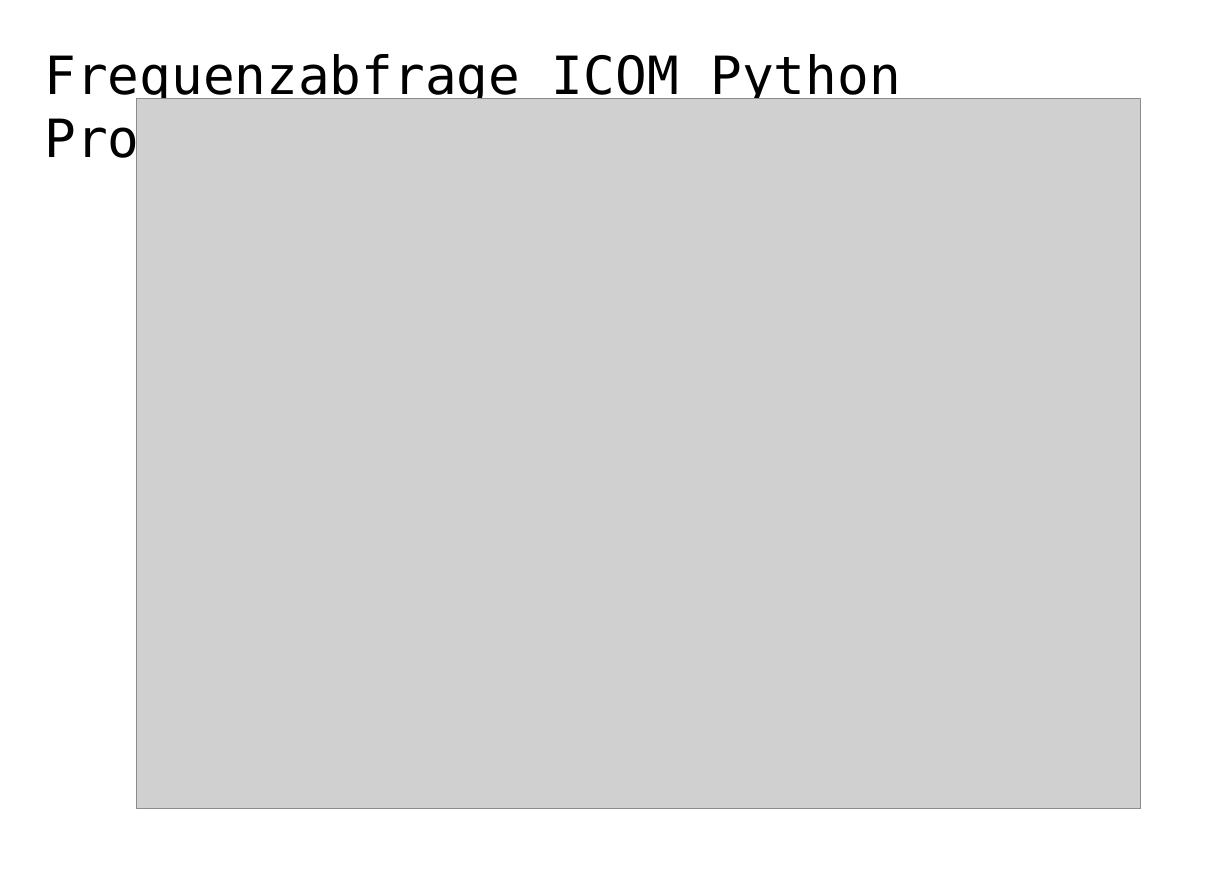
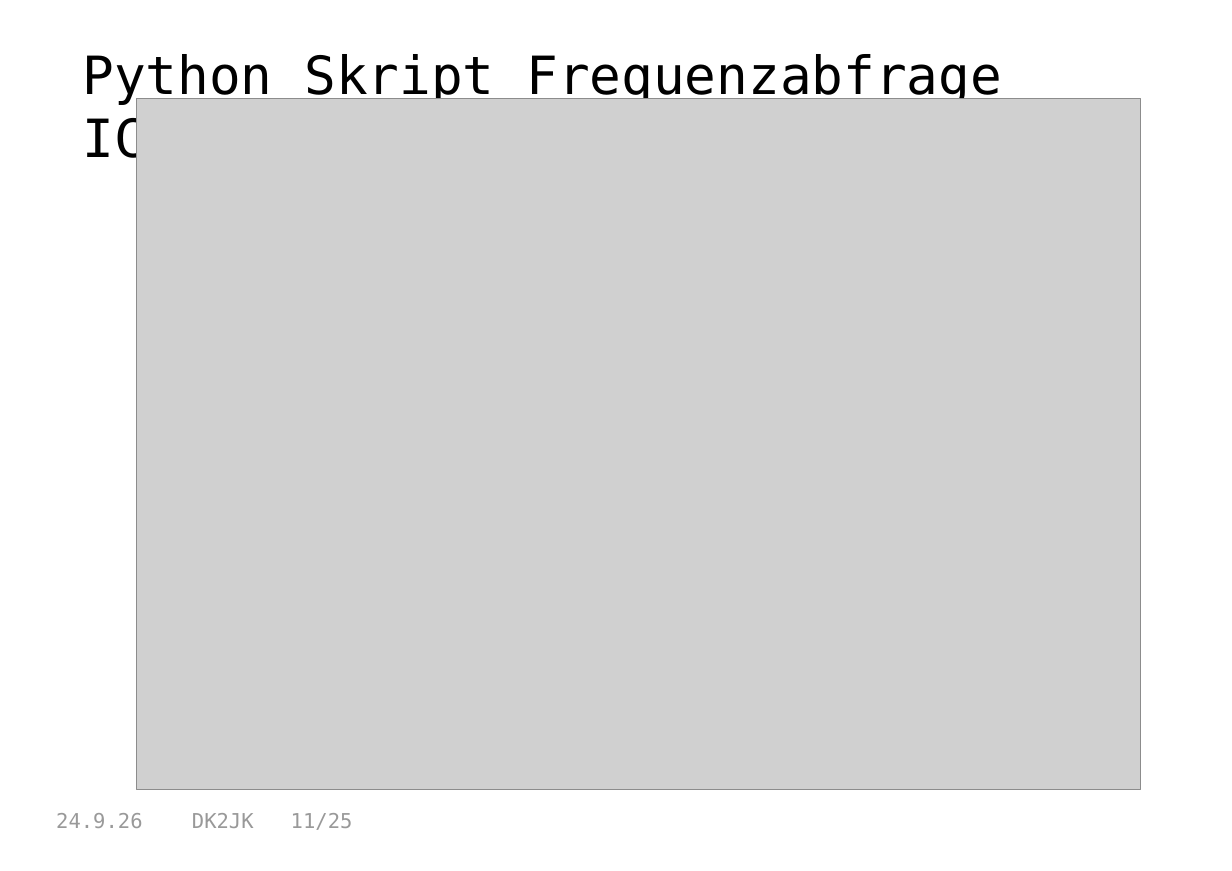
Before and after one commit to dk2jk/CAT--Control, a slide deck: slide 11 of Beispiele-CAT-Steuerung.odp (slide 10 before the commit). Drawn at 1232x871 pixels with LibreOffice and Linux fonts; fonts in the diff are those of the drawing; grey boxes stand for pictures. Boxes give left, top, right and bottom in pixels: in the first picture for what was removed or moved away, otherwise in the second. Text is boxed around its words. In the diff, an @@ line names an element or a change of style, - is before the commit and + after.

```diff
--- a/Beispiele-CAT-Steuerung.odp
+++ b/Beispiele-CAT-Steuerung.odp
@@ title at [82, 54, 1002, 167]: text changed @@
-Frequenzabfrage ICOM Python Programm
+Python Skript Frequenzabfrage ICOM-705
@@ picture: place and size @@
-picture at [137, 99, 1141, 809]
+picture at [137, 99, 1141, 790]
@@ text added at [56, 813, 353, 830], 14 pt, text #999999 @@
+24.9.26 DK2JK 11/25
```
Also in this commit, not shown: 20 other slides changed, 4 slides added, 2 slides removed, 2 other files.
